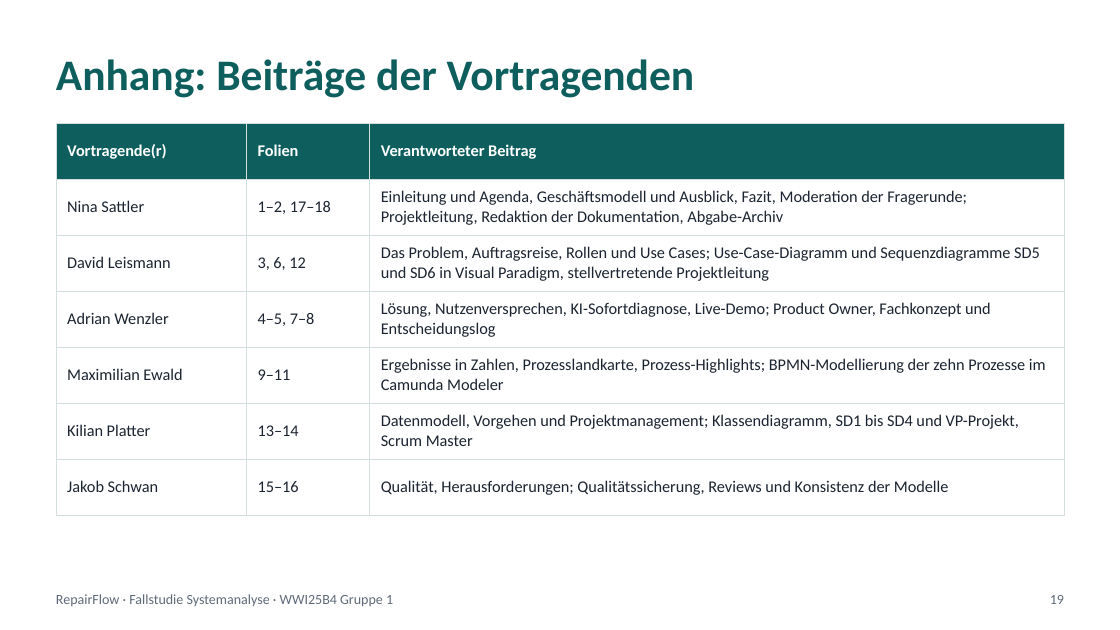
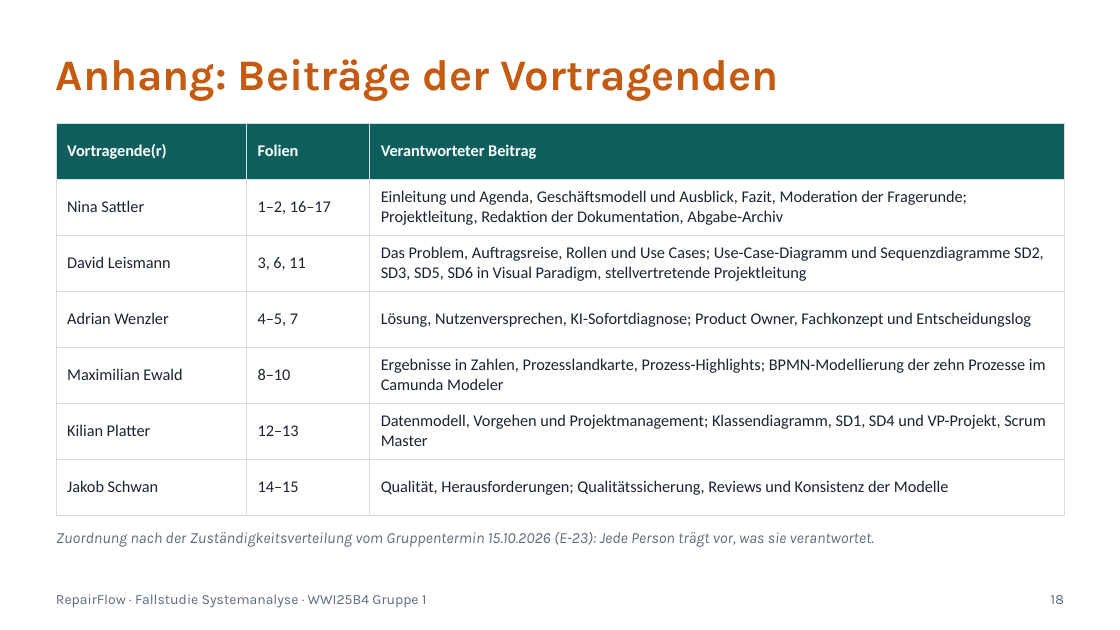
Before and after one commit to jakobschwan123-cmd/casestudy-semester-3, a slide deck: slide 19 of 4_praesentation/Abschlusspraesentation.pptx. Drawn at 1120x630 pixels with LibreOffice and Linux fonts; fonts in the diff are those of the drawing. Boxes give left, top, right and bottom in pixels: in the first picture for what was removed or moved away, otherwise in the second. Text is boxed around its words. In the diff, an @@ line names an element or a change of style, - is before the commit and + after.

```diff
--- a/4_praesentation/Abschlusspraesentation.pptx
+++ b/4_praesentation/Abschlusspraesentation.pptx
@@ text "Anhang: Beiträge der Vortragenden" at [56, 59, 778, 101]: font Calibri to Karla, text colour #0E5E5E to #C55A11 @@
@@ table at [56, 123, 1064, 515] @@
-row 2, column 2: 1–2, 17–18
+row 2, column 2: 1–2, 16–17
-row 3, column 2: 3, 6, 12
+row 3, column 2: 3, 6, 11
-row 3, column 3: Das Problem, Auftragsreise, Rollen und Use Cases; Use-Case-Diagramm und Sequenzdiagramme SD5 und SD6 in Visual Paradigm, stellvertretende Projektleitung
+row 3, column 3: Das Problem, Auftragsreise, Rollen und Use Cases; Use-Case-Diagramm und Sequenzdiagramme SD2, SD3, SD5, SD6 in Visual Paradigm, stellvertretende Projektleitung
-row 4, column 2: 4–5, 7–8
+row 4, column 2: 4–5, 7
-row 4, column 3: Lösung, Nutzenversprechen, KI-Sofortdiagnose, Live-Demo; Product Owner, Fachkonzept und Entscheidungslog
+row 4, column 3: Lösung, Nutzenversprechen, KI-Sofortdiagnose; Product Owner, Fachkonzept und Entscheidungslog
-row 5, column 2: 9–11
+row 5, column 2: 8–10
-row 6, column 2: 13–14
+row 6, column 2: 12–13
-row 6, column 3: Datenmodell, Vorgehen und Projektmanagement; Klassendiagramm, SD1 bis SD4 und VP-Projekt, Scrum Master
+row 6, column 3: Datenmodell, Vorgehen und Projektmanagement; Klassendiagramm, SD1, SD4 und VP-Projekt, Scrum Master
-row 7, column 2: 15–16
+row 7, column 2: 14–15
@@ text added at [56, 532, 874, 547], 10 pt, text #5F6B7A, italic @@
+Zuordnung nach der Zuständigkeitsverteilung vom Gruppentermin 15.10.2026 (E-23): Jede Person trägt vor, was sie verantwortet.
@@ text "RepairFlow · Fallstudie Systemanalyse · ..." at [56, 594, 427, 608]: font Calibri to Karla @@
@@ text at [1051, 595, 1064, 604]: text changed; font Calibri to Karla @@
-19
+18
```
Also in this commit, not shown: 16 other slides changed, 1 slide added, 1 slide removed.
